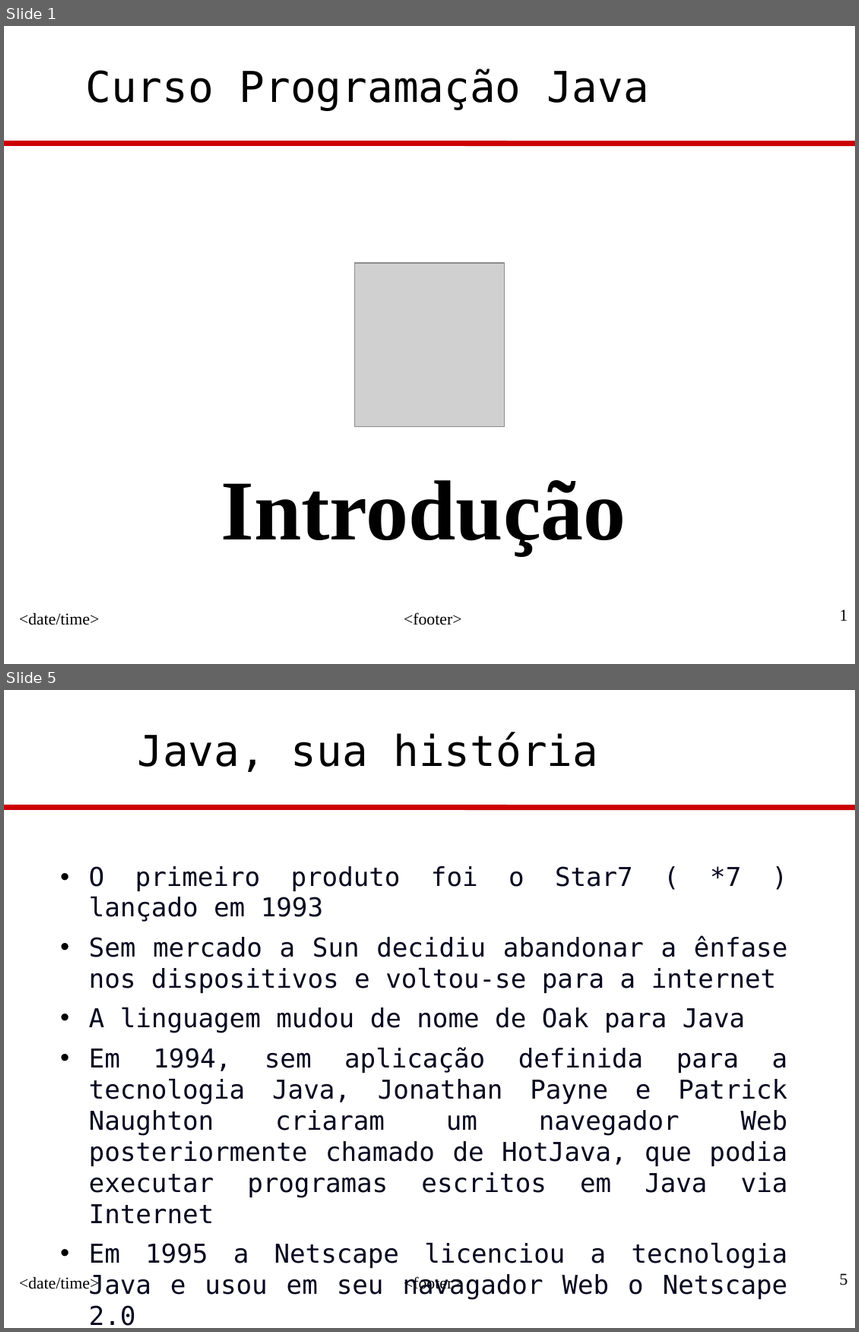
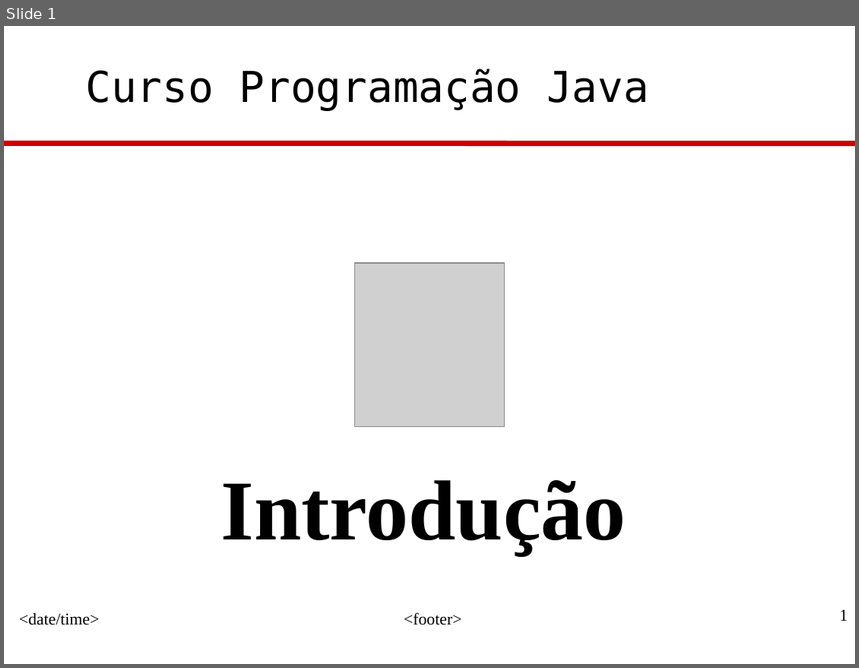
Before and after one commit to eaoliveira/DSJ-N1602, a slide deck: Professor/src/introducao/JavaProg-1-Introducao.ppt. Shown one above the other, each under a label of ours: slides 1 and 5 before the commit, slide 1 after it; the slides between them are not shown. The pictures are 859x1332 and 859x668 pixels, drawn with LibreOffice and Linux fonts; fonts in the diff are those of the drawing; grey boxes stand for pictures; background and template pictures are left out. Boxes give left, top, right and bottom in pixels: in the first picture for what was removed or moved away, otherwise in the second. Text is boxed around its words. In the diff, an @@ line names an element or a change of style, - is before the commit and + after.

```diff
--- a/Professor/src/introducao/JavaProg-1-Introducao.ppt
+++ b/Professor/src/introducao/JavaProg-1-Introducao.ppt
@@ slide 5 removed at [4, 690, 855, 1328], background #FFFFFF; not listed: 4 template elements that a slide beside it also shows @@
@@ text removed at [137, 732, 599, 772] @@
-Java, sua história
@@ text removed at [89, 866, 788, 1326] @@
-• O primeiro produto foi o Star7 ( *7 ) lançado em 1993
-• Sem mercado a Sun decidiu abandonar a ênfase nos dispositivos e voltou-se para a internet
-• A linguagem mudou de nome de Oak para Java
-• Em 1994, sem aplicação definida para a tecnologia Java, Jonathan Payne e Patrick Naughton criaram um navegador Web posteriormente chamado de HotJava, que podia executar programas escritos em Java via Internet
-• Em 1995 a Netscape licenciou a tecnologia Java e usou em seu navagador Web o Netscape 2.0
```
Also in this commit, not shown: 12 slides changed, 8 slides added, 16 other slides removed.
